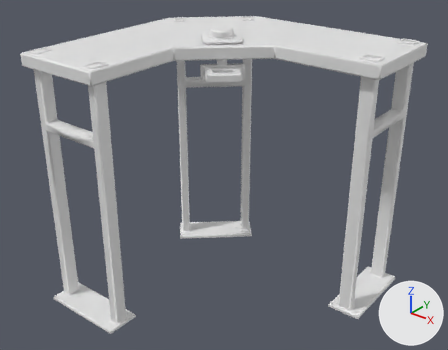
A saved change to the FBX model Assets/_Assets/Models/Tent_Desk.fbx.
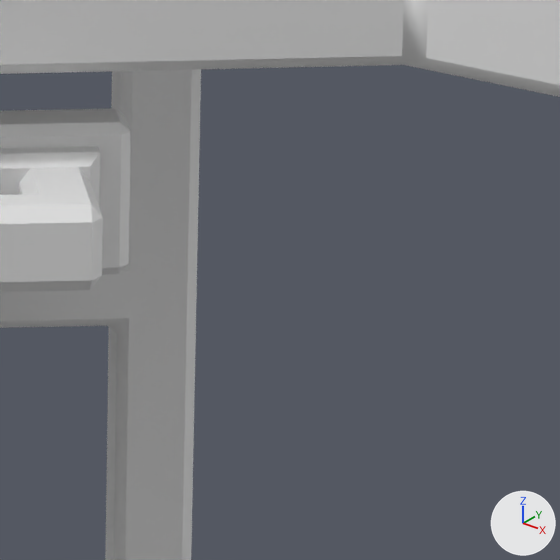
The first picture shows the older version from a 50 mm camera at (1.936, -2.719, 2.29) aimed at (-0.014, -0.281, 0.778). The close-ups show the older and then the newer version on the part from 52% to 65% of the width and 15% to 32% of the height of that picture. Only the edits that show in the close-ups are written down. Every picture has the same lights, and +X, +Y and +Z are marked at lower right. Where no turn or scale is listed for an object, it has been applied to the vertices.

In view in the first close-up: 'deskHandle_v1.001', 'deskLegs_v1.001', 'deskTop_v1.001'.
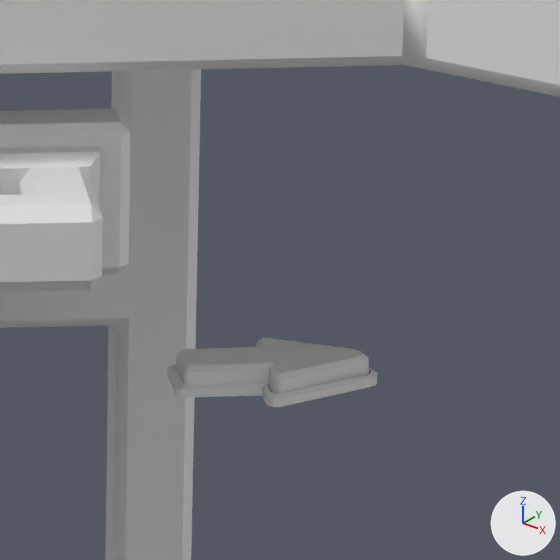
Pixel boxes [x1, y1, x2, y2] of what changed, in the close-ups (560 x 560 px):
'desk_rightArrow_v1', added
    after: [176, 337, 369, 394]
'desk_Buttonbase_Right', added
    after: [167, 365, 377, 407]

The change, as a list of edits to the scene's bpy script:
```text
Add me_cube_223:
    me_cube_223.from_pydata(...)  # 67 vertices, 52 faces; spans x -0.0533..0.0432, y -0.0515..0.041, z -0.0072..0.0072
    me_cube_223.materials.append(mat_grid)  # its picture is missing
Add me_plane_036:
    me_plane_036.from_pydata(...)  # 91 vertices, 74 faces; spans x -0.0604..0.0472, y -0.0572..0.0439, z -0.0035..0.0036
    me_plane_036.materials.append(mat_grid)  # its picture is missing
Add ob_desk_rightarrow_v1:
    ob_desk_rightarrow_v1 = bpy.data.objects.new('desk_rightArrow_v1', me_cube_223)
    ob_desk_rightarrow_v1.location = (0.0174, 0.0002, 1.2026)
Add ob_desk_buttonbase_right:
    ob_desk_buttonbase_right = bpy.data.objects.new('desk_Buttonbase_Right', me_plane_036)
    ob_desk_buttonbase_right.location = (0.0189, 0.0008, 1.1959)
```
